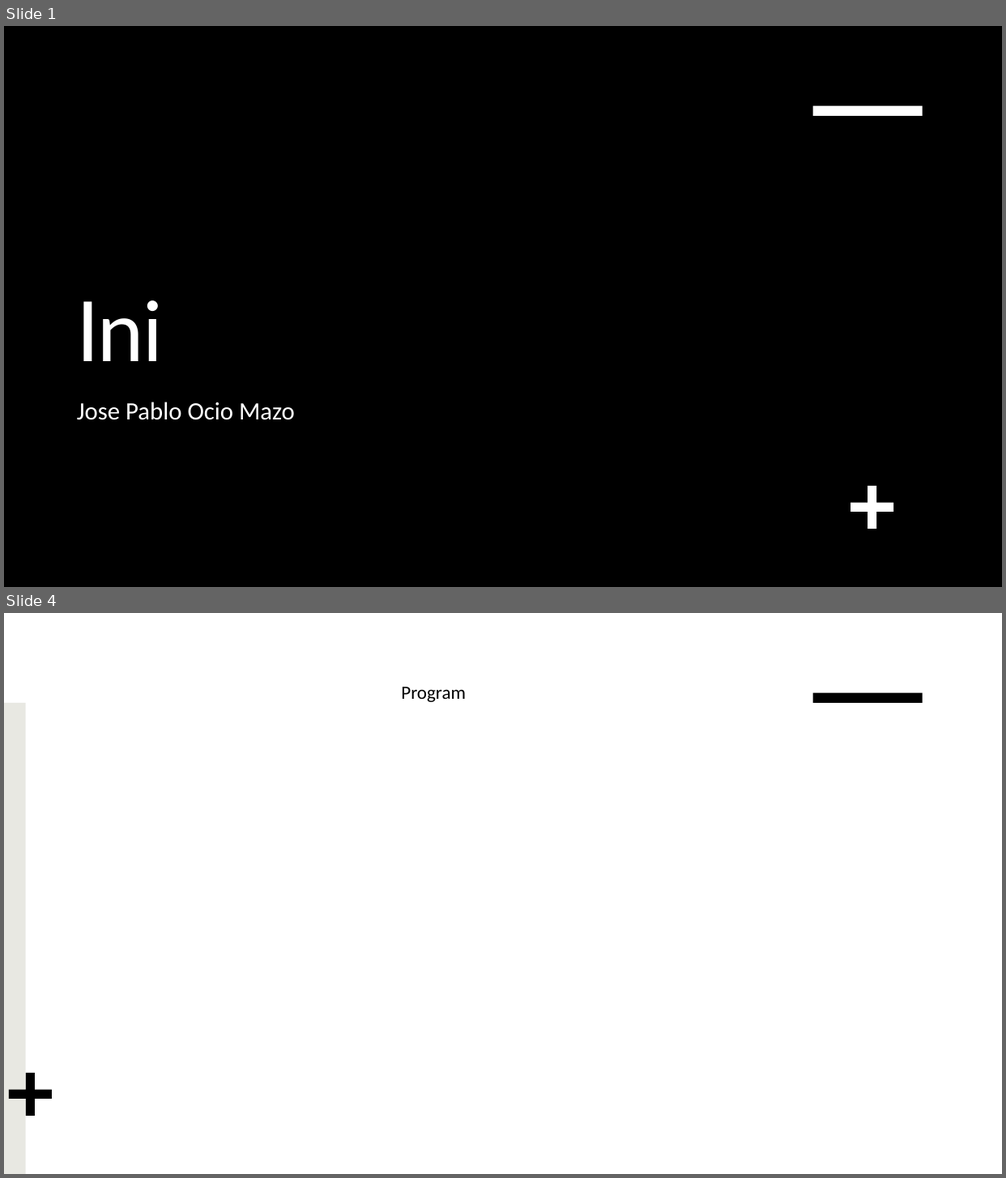
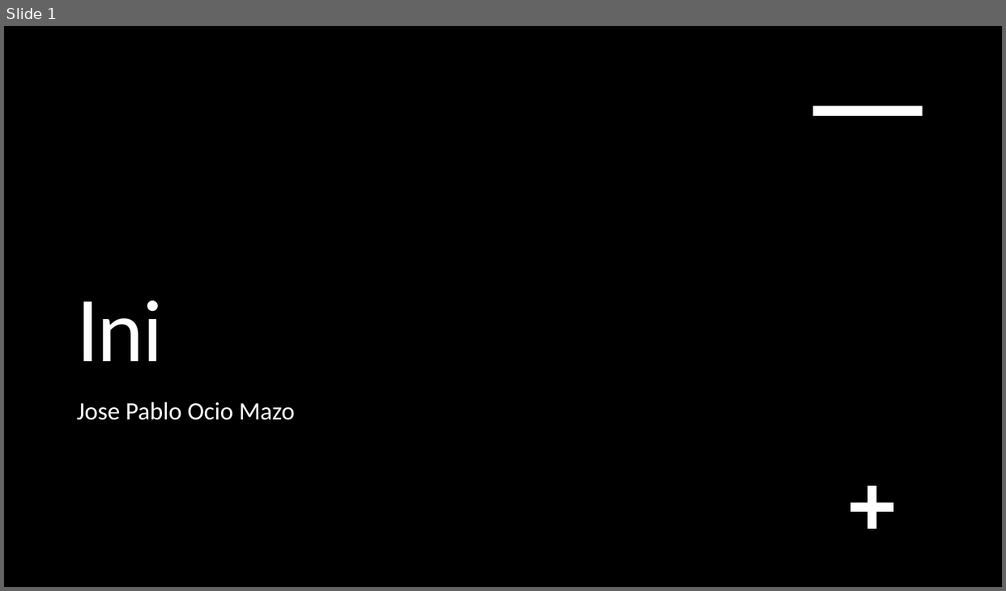
Before and after one commit to joseocio192/Compilador-para-lenguaje-llamado-ini, a slide deck: doc/compilador.pptx. Shown one above the other, each under a label of ours: slides 1 and 4 before the commit, slide 1 after it; the slides between them are not shown. The pictures are 1006x1178 and 1006x591 pixels, drawn with LibreOffice and Linux fonts; fonts in the diff are those of the drawing; background and template pictures are left out. Boxes give left, top, right and bottom in pixels: in the first picture for what was removed or moved away, otherwise in the second. Text is boxed around its words. In the diff, an @@ line names an element or a change of style, - is before the commit and + after.

```diff
--- a/doc/compilador.pptx
+++ b/doc/compilador.pptx
@@ slide 4 removed at (4, 613, 1002, 1174), background #FFFFFF @@
@@ rectangle removed at (4, 703, 26, 1174) @@
@@ text removed at (401, 687, 466, 702) @@
-Program
@@ rectangle removed at (813, 693, 923, 703) @@
@@ plus removed at (9, 1072, 51, 1115) @@
```
Also in this commit, not shown: 2 slides changed, 1 slide added, 22 other files.
